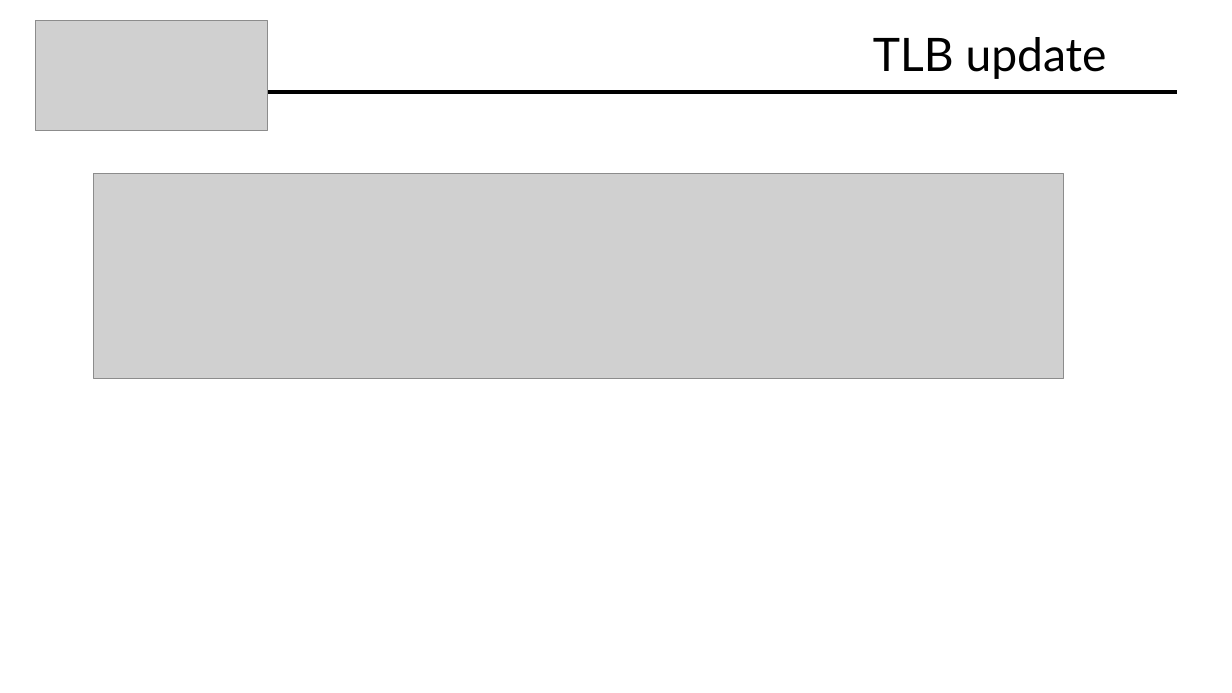
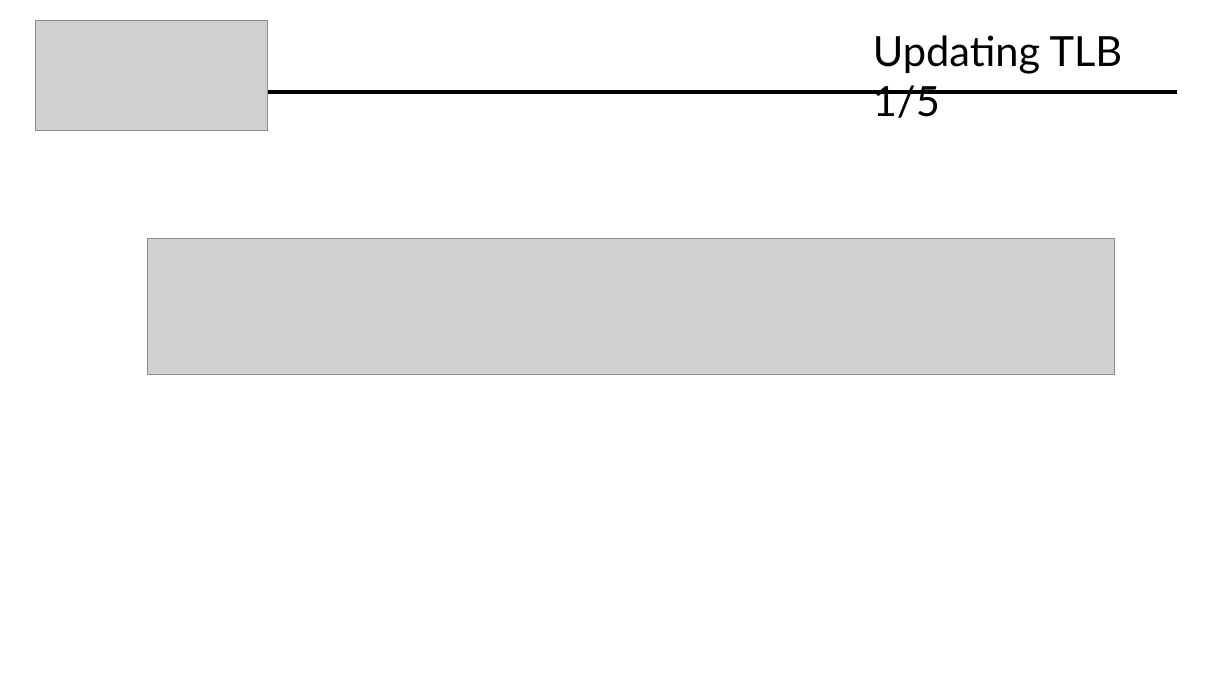
Before and after one commit to Davide619/OS161, a slide deck: slide 30 of Presentazione Progetto OS161.pptx (slide 28 before the commit). Drawn at 1232x693 pixels with LibreOffice and Linux fonts; fonts in the diff are those of the drawing; grey boxes stand for pictures. Boxes give left, top, right and bottom in pixels: in the first picture for what was removed or moved away, otherwise in the second. Text is boxed around its words. In the diff, an @@ line names an element or a change of style, - is before the commit and + after.

```diff
--- a/Presentazione Progetto OS161.pptx
+++ b/Presentazione Progetto OS161.pptx
@@ title at [873,35,1123,118]: text changed; size 36 to 32.4 pt @@
-TLB update
+Updating TLB 1/5
@@ picture: place and size @@
-picture at [93,173,1063,378]
+picture at [148,238,1115,374]
```
Also in this commit, not shown: 22 other slides changed, 3 slides added, 1 slide removed.
